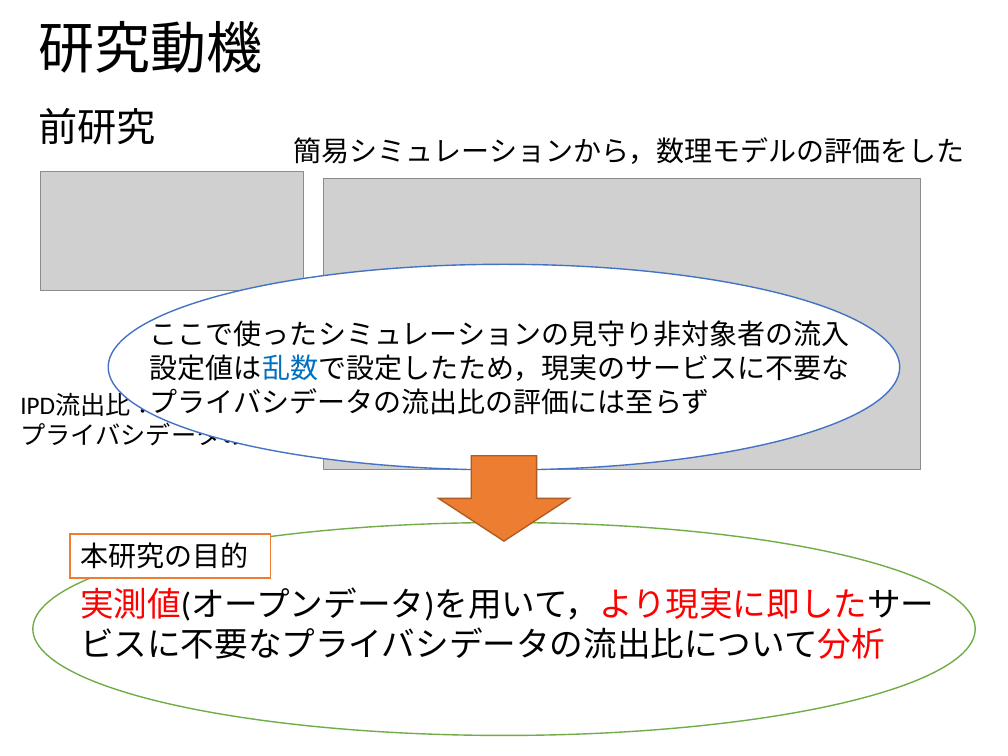
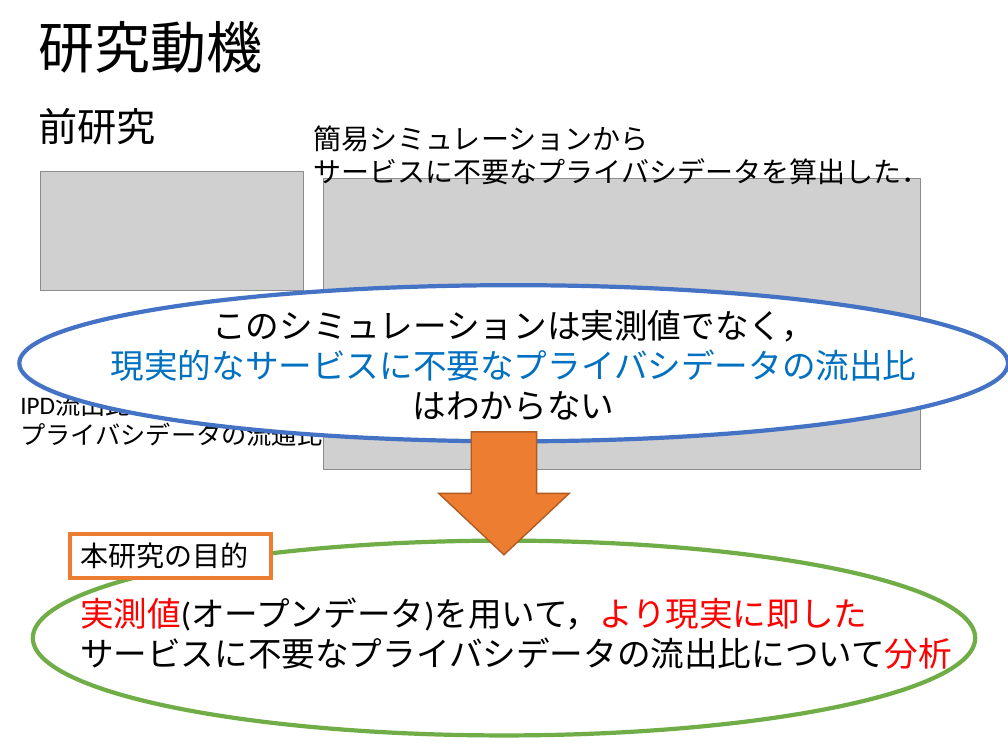
Before and after one commit to ao-megane/LplcOpenDataConverter, a slide deck: slide 8 of LplcOpenDataConverter/LplcOpenDataConverter/プレゼン/多地点カメラを用いた見守りサービスにおける第三者のプライバシデータ流出比の定量評価.pptx (slide 10 before the commit). Drawn at 1008x756 pixels with LibreOffice and Linux fonts; fonts in the diff are those of the drawing; grey boxes stand for pictures; background and template pictures are left out. Boxes give left, top, right and bottom in pixels: in the first picture for what was removed or moved away, otherwise in the second. Text is boxed around its words. In the diff, an @@ line names an element or a change of style, - is before the commit and + after.

```diff
--- a/LplcOpenDataConverter/LplcOpenDataConverter/プレゼン/多地点カメラを用いた見守りサービスにおける第三者のプライバシデータ流出比の定量評価.pptx
+++ b/LplcOpenDataConverter/LplcOpenDataConverter/プレゼン/多地点カメラを用いた見守りサービスにおける第三者のプライバシデータ流出比の定量評価.pptx
@@ text at <box>313,125,929,190</box>: text changed @@
-簡易シミュレーションから，数理モデルの評価をした
+簡易シミュレーションから
+サービスに不要なプライバシデータを算出した．
@@ ellipse: place and size @@
-ellipse at <box>108,264,899,470</box>
+ellipse at <box>19,285,1008,442</box>
@@ ellipse at <box>19,285,1008,442</box>: outline #4472C4 1 pt to #4472C4 3 pt @@
@@ text at <box>111,303,917,420</box>: text changed; size 20 to 24 pt @@
-ここで使ったシミュレーションの見守り非対象者の流入設定値は乱数で設定したため，現実のサービスに不要なプライバシデータの流出比の評価には至らず
+このシミュレーションは実測値でなく，
+現実的なサービスに不要なプライバシデータの流出比
+はわからない
@@ down arrow: place and size @@
-down arrow at <box>438,456,570,541</box>
+down arrow at <box>438,431,570,554</box>
@@ rectangle "本研究の目的" at <box>71,534,271,579</box>: outline #ED7D31 1 pt to #ED7D31 3 pt @@
@@ ellipse: place and size @@
-ellipse at <box>33,522,976,735</box>
+ellipse at <box>33,540,976,735</box>
@@ ellipse at <box>33,540,976,735</box>: outline #70AD47 1 pt to #70AD47 3 pt @@
@@ text at <box>80,591,952,676</box>: spaces changed @@
-実測値(オープンデータ)を用いて，より現実に即したサービスに不要なプライバシデータの流出比について分析
+実測値(オープンデータ)を用いて，より現実に即した
+サービスに不要なプライバシデータの流出比について分析
```
Also in this commit, not shown: 18 other slides changed, 5 slides added, 1 slide removed.
